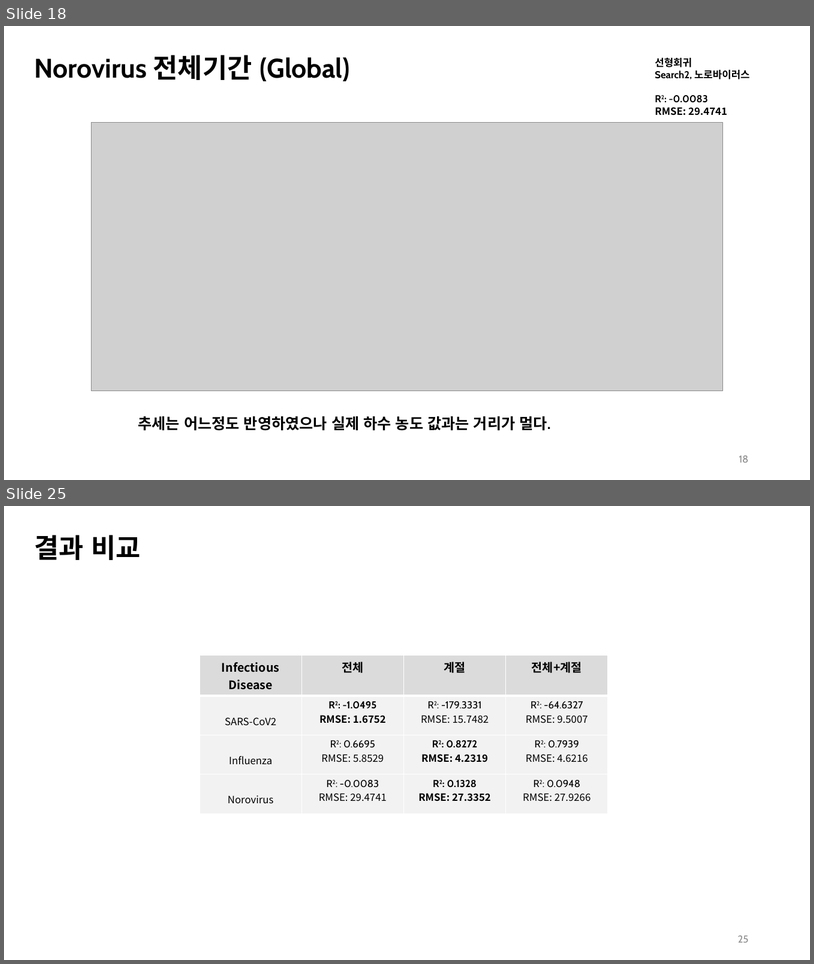
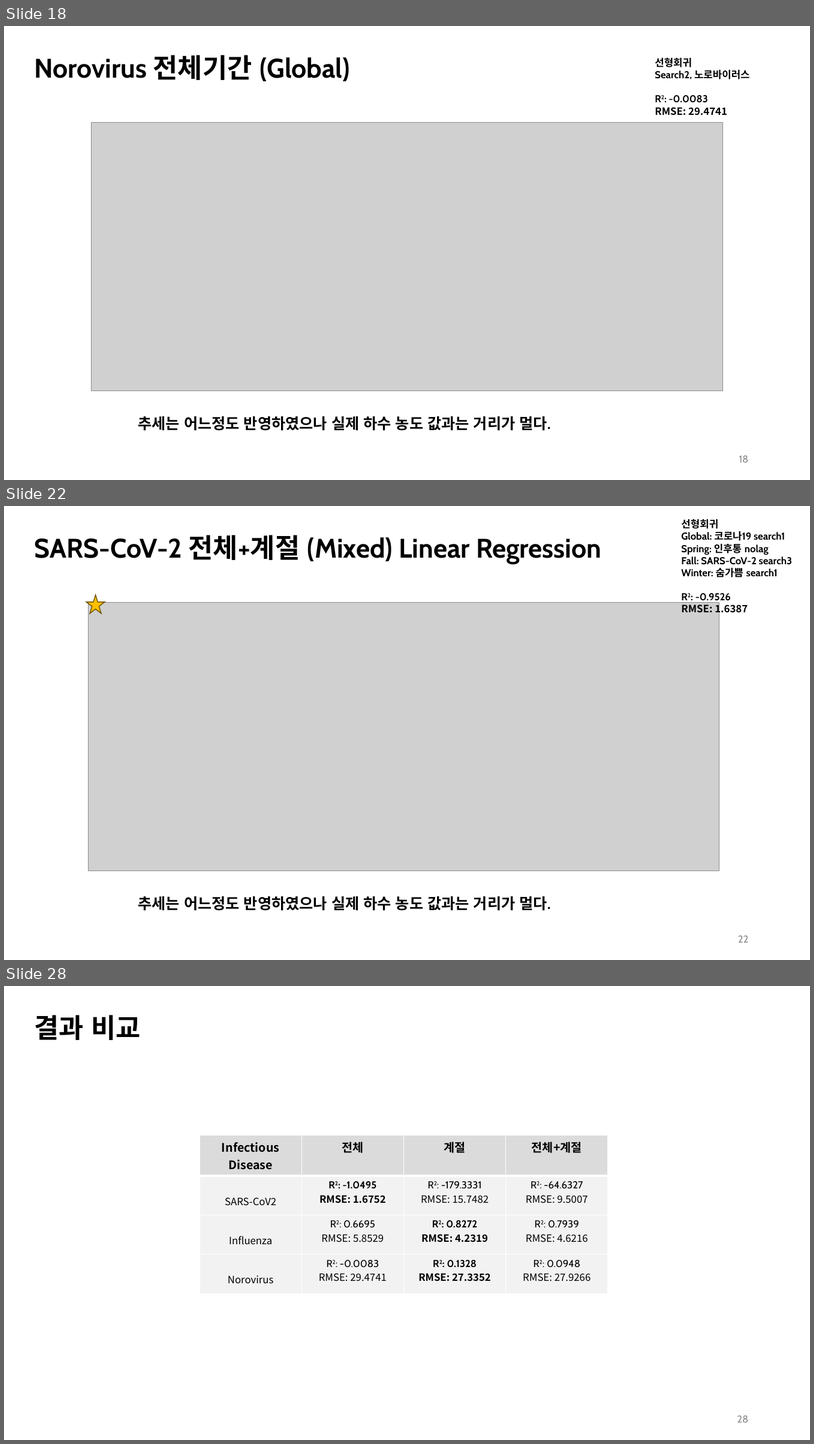
Before and after one commit to sjnkang/EpiSearch, a slide deck: meeting/2026-09-22.pptx. Shown one above the other, each under a label of ours: slides 18 and 25 before the commit, slides 18, 22 and 28 after it; the slides between them are not shown. The pictures are 814x964 and 814x1444 pixels, drawn with LibreOffice and Linux fonts; fonts in the diff are those of the drawing; grey boxes stand for pictures. Boxes give left, top, right and bottom in pixels: in the first picture for what was removed or moved away, otherwise in the second. Text is boxed around its words. In the diff, an @@ line names an element or a change of style, - is before the commit and + after.

Commit message:
mix_linear Update

```diff
--- a/meeting/2026-09-22.pptx
+++ b/meeting/2026-09-22.pptx
@@ slide 22 added at [4, 506, 810, 960], background #FFFFFF @@
@@ text added at [681, 519, 792, 615], 12 pt, text #000000, bold @@
+선형회귀
+Global: 코로나19 search1
+Spring: 인후통 nolag
+Fall: SARS-CoV-2 search3
+Winter: 숨가쁨 search1
+R2: -0.9526
+RMSE: 1.6387
@@ title added at [34, 535, 602, 564], 32 pt, text #000000, bold @@
+SARS-CoV-2 전체+계절 (Mixed) Linear Regression
@@ star added at [86, 595, 104, 613], fill #FFC000, outline #705400 1 pt @@
@@ picture added at [88, 602, 720, 871] @@
@@ text added at [138, 896, 551, 910], 18 pt, text #000000, bold @@
+추세는 어느정도 반영하였으나 실제 하수 농도 값과는 거리가 멀다.
@@ page number added at [738, 935, 749, 942], 12 pt, text #8C8C8C @@
+22
@@ what was slide 25 is now slide 28 @@
@@ page number at [737, 1415, 749, 1422]: text changed @@
-25
+28
```
Also in this commit, not shown: 7 slides changed, 2 other slides added, 8 other files.
